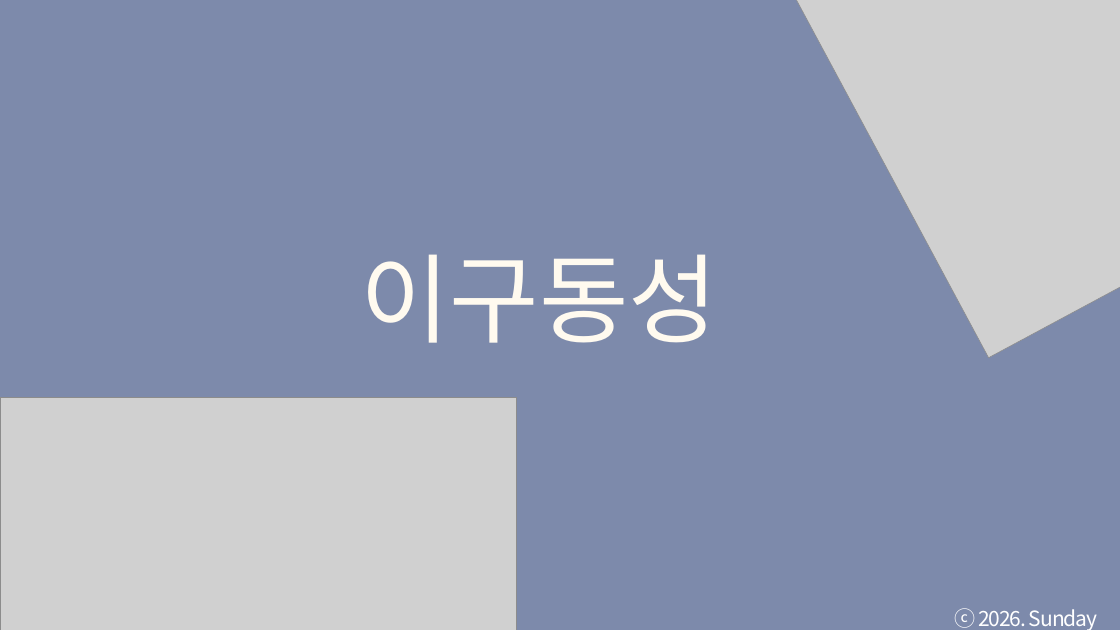
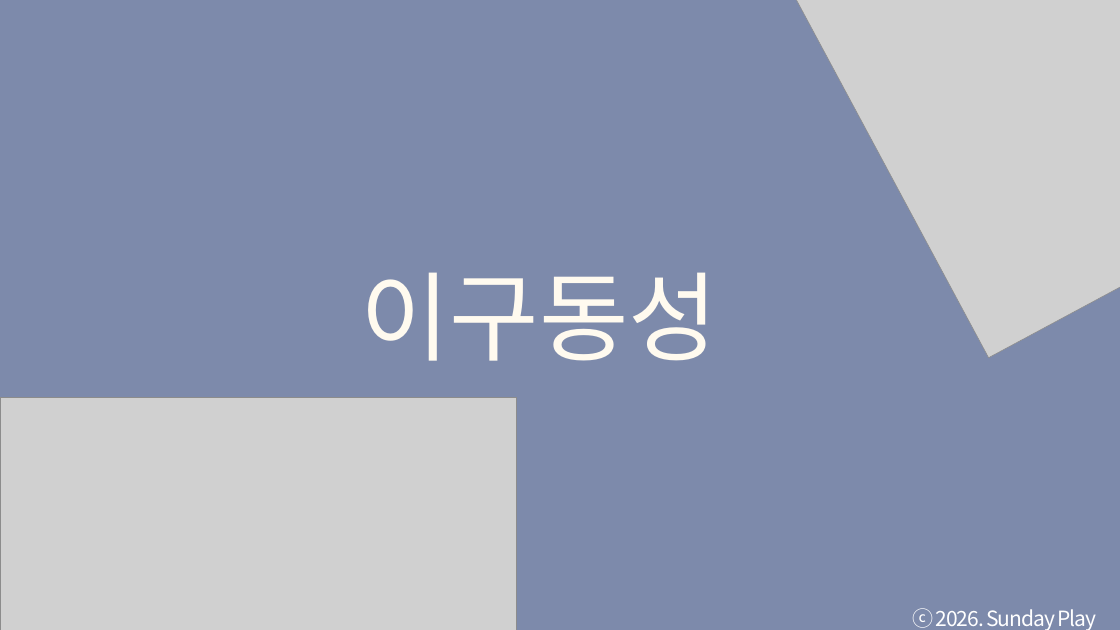
Before and after one commit to tkdgns25300/sunday_play, a slide deck: slide 1 of public/downloads/games/speak-together/rules.pptx. Drawn at 1120x630 pixels with LibreOffice and Linux fonts; fonts in the diff are those of the drawing; grey boxes stand for pictures. Boxes give left, top, right and bottom in pixels: in the first picture for what was removed or moved away, otherwise in the second. Text is boxed around its words. In the diff, an @@ line names an element or a change of style, - is before the commit and + after.

```diff
--- a/public/downloads/games/speak-together/rules.pptx
+++ b/public/downloads/games/speak-together/rules.pptx
@@ text "이구동성": place and size @@
-text "이구동성" at (360,254,718,343)
+text "이구동성" at (360,272,718,361)
@@ text "이구동성" at (360,272,718,361): font Arial to Noto Sans CJK KR @@
@@ text "ⓒ 2026. Sunday Play" rewrapped from (955,608,1098,630) to (912,608,1097,630) @@
```
Also in this commit, not shown: 34 other slides changed, 3 other files.
